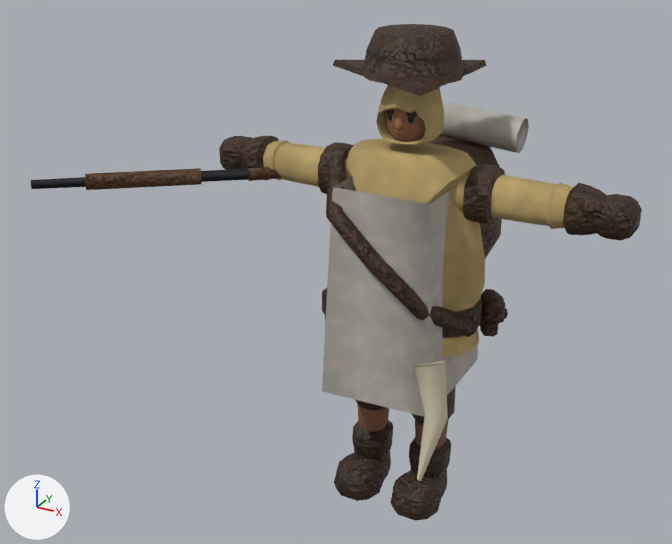
One commit to the glTF model csharp/Unciv.Godot/Packs/units/models/unit/Minuteman.glb: the scene before it, then after it.
The view is the same before and after, from a 50 mm lens placed at (0.645, -1.443, 1.164), pointed at (-0.129, -0.035, 0.46). Lighting does not change. The marker at lower left points along +X, +Y and +Z. The picture after the commit comes second. Where no turn or scale is listed for an object, it has been applied to the vertices. Vertices at exactly the same position are counted once.

Script lines for the objects in view, before the commit:
```python
me_mesh_musket = bpy.data.meshes.new('Mesh_Musket')
me_mesh_musket.from_pydata(...)  # 60 vertices, 108 faces; spans x -0.296..0.186, y -0.26..0.154, z -0.016..0.016
# faces by material slot: [48, 60]
me_mesh_musket.materials.append(mat_iron)
me_mesh_musket.materials.append(mat_leather)
me_mesh_skinned = bpy.data.meshes.new('Mesh_skinned')
me_mesh_skinned.from_pydata(...)  # 2457 vertices, 4569 faces; spans x -0.398..0.398, y -0.193..0.252, z 0.011..0.926
# faces by material slot: [1414, 2652, 237, 138, 92, 36]
me_mesh_skinned.materials.append(mat_wool)
me_mesh_skinned.materials.append(mat_leather)
me_mesh_skinned.materials.append(mat_skin)
me_mesh_skinned.materials.append(mat_dark)
me_mesh_skinned.materials.append(mat_teamcolor)
me_mesh_skinned.materials.append(mat_bone)
ob_musket = bpy.data.objects.new('Musket', me_mesh_musket)
ob_musket.location = (-0.322, -0.045, 0.631)
ob_warrior = bpy.data.objects.new('Warrior', me_mesh_skinned)
ob_warrior.location = (0.0, 0.0, -0.011)
```
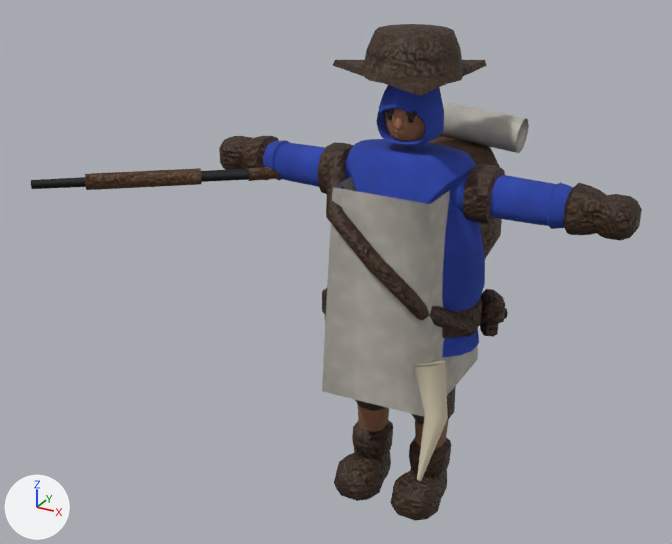
The change, as a list of edits to the scene's bpy script:
```text
Change me_mesh_skinned:
    where me_mesh_skinned.from_pydata(...)  # 2457 vertices, 4569 faces; spans x -0.398..0.398, y -0.193..0.252, z 0.011..0.926
    used by ob_warrior; location = (0.0, 0.0, -0.011)
    me_mesh_skinned part 1: 709 faces centred in x -0.271..0.279, y -0.091..0.087, z 0.361..0.837 are repainted in the vertex colours; the middle colour goes from brown #c0a76e to blue #2e47b2
    me_mesh_skinned part 2: 705 faces centred in x -0.279..0.279, y -0.09..0.092, z 0.361..0.859 are repainted in the vertex colours; the middle colour goes from brown #ccb276 to blue #324dbc
```

Location of each change, (x1, y1, x2, y2) in pixels of the pictures (672 x 544 px):
part 1 of me_mesh_skinned, recoloured
    both: (264, 88, 573, 310)
part 2 of me_mesh_skinned, recoloured
    both: (263, 85, 567, 357)
